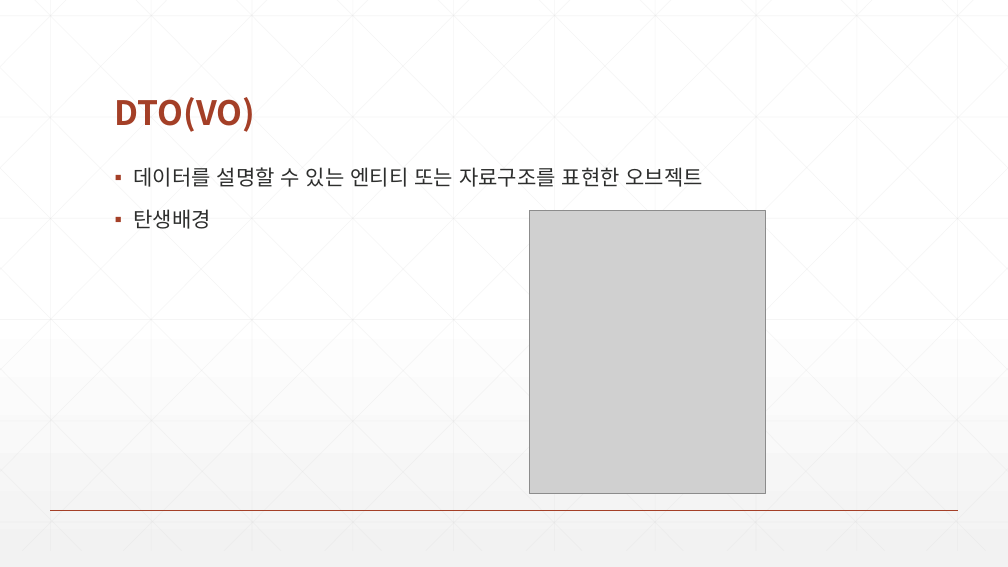
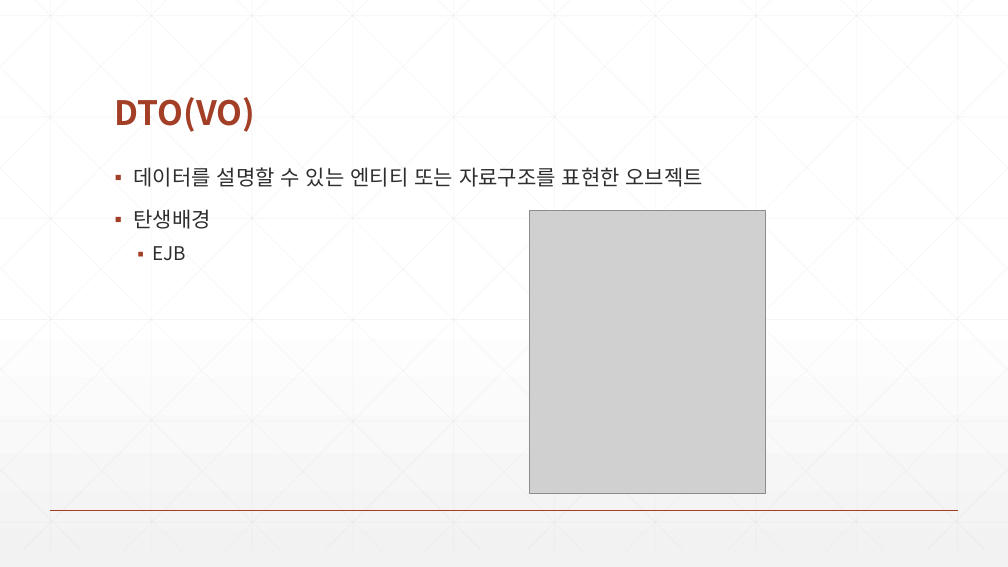
Before and after one commit to zeroshift01/code5, a slide deck: slide 4 of inflearn03/doc/3.(심화)우리는DTO를사용하지않습니다.pptx. Drawn at 1008x567 pixels with LibreOffice and Linux fonts; fonts in the diff are those of the drawing; grey boxes stand for pictures. Boxes give left, top, right and bottom in pixels: in the first picture for what was removed or moved away, otherwise in the second. Text is boxed around its words. In the diff, an @@ line names an element or a change of style, - is before the commit and + after.

```diff
--- a/inflearn03/doc/3.(심화)우리는DTO를사용하지않습니다.pptx
+++ b/inflearn03/doc/3.(심화)우리는DTO를사용하지않습니다.pptx
@@ text at (152,246,186,261): paragraph added @@
+  ▪ EJB
```
Also in this commit, not shown: 6 other slides changed.
